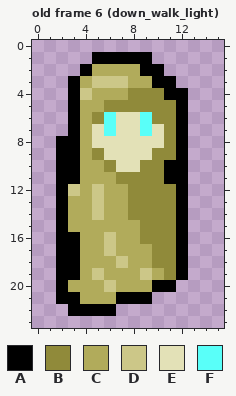
Pixel-art file, stored at art/mage/mage.ase. The picture above was drawn from the file before the commit.
16x24 pixels, 20 frames. Shown: old frame 6 (down_walk_light). The commit also changed other frames, which this record leaves out.
Palette (. is transparent): A #000000  B #908a3a  C #b1ab5b  D #ccc788  E #e3e1b7  F #59fff9
Pixels before, old frame 6 (down_walk_light), first column x 2:
 1 ...AAAAA...
 2 ..ACCCCAA..
 3 .ACDDDCCAA.
 4 .ADCCCBBBAA
 5 .ACCBBBBBBA
 6 .ACBFEEFBBA
 7 .ACEFEEFEBA
 8 AACEEEEEEBA
 9 AACBEEEEBBA
10 AACCBEEBBAA
11 AACCCBBBBAA
12 ADCDCCBBBBA
13 ACCDCCBBBBA
14 ACCDCCBBBBA
15 ACCCCCCBBBA
16 AACCDCCBBBA
17 AACCDCCCBBA
18 AACCCDCCBBA
19 AACDCCCDCBA
20 ACCCDCCCAA.
21 AACCCAAA...
22 .AAAA......
After:
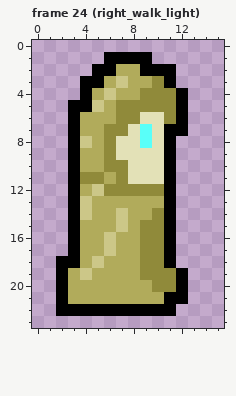
A new or re-ordered frame is compared with the old frame closest to it.
Log entry: add mage right walk light animation
From old to new:
frames 20 -> 24
Frame 24 (right_walk_light) is new; against old frame 6 (down_walk_light):
y 1: x 5 A -> .
y 2: x 4..6 ACC -> .AA; x 11 . -> A
y 3: x 3..6 ACDD -> .AAC; x 10 A -> B
y 4: x 3..4 AD -> .A; x 6 C -> D; x 8 B -> C; x 11 A -> B
y 5: x 4..6 CCB -> ADC
y 6: x 5..10 BFEEFB -> CCBBEE
y 7: x 5..7 EFE -> CBB; x 11 B -> A
y 8: x 2 A -> .; x 4..6 CEE -> DCB; x 9 E -> F; x 11..12 BA -> A.
y 9: x 2 A -> .; x 5..6 BE -> CB; x 10..12 BBA -> EA.
y 10: x 2 A -> .; x 7 E -> B; x 9..10 BB -> EE; x 12 A -> .
y 11: x 2 A -> .; x 4..5 CC -> BB; x 8..10 BBB -> EEE; x 12 A -> .
y 12: x 2..3 AD -> .A; x 6..7 CC -> BB; x 11..12 BA -> A.
y 13: x 2..5 ACCD -> .ADC; x 8..12 BBBBA -> CCCA.
y 14: x 2..5 ACCD -> .ADC; x 7..9 CBB -> DCC; x 11..12 BA -> A.
y 15: x 2..3 AC -> .A; x 7 C -> D; x 11..12 BA -> A.
y 16: x 2 A -> .; x 11..12 BA -> A.
y 17: x 2 A -> .; x 9 C -> B; x 11..12 BA -> A.
y 18: x 5 C -> D; x 7 D -> C; x 9 C -> B; x 11..12 BA -> A.
y 19: x 3..5 ACD -> CDC; x 9..10 DC -> BB
y 20: x 6 D -> C; x 10..12 AA. -> BBA
y 21: x 3 A -> C; x 7..12 AAA... -> CCCCAA
y 22: x 2 . -> A; x 7..11 ..... -> AAAAA
Changed places in both pictures, as pixel boxes (x1, y1, x2, y2):
changed: (56, 52, 188, 316)
